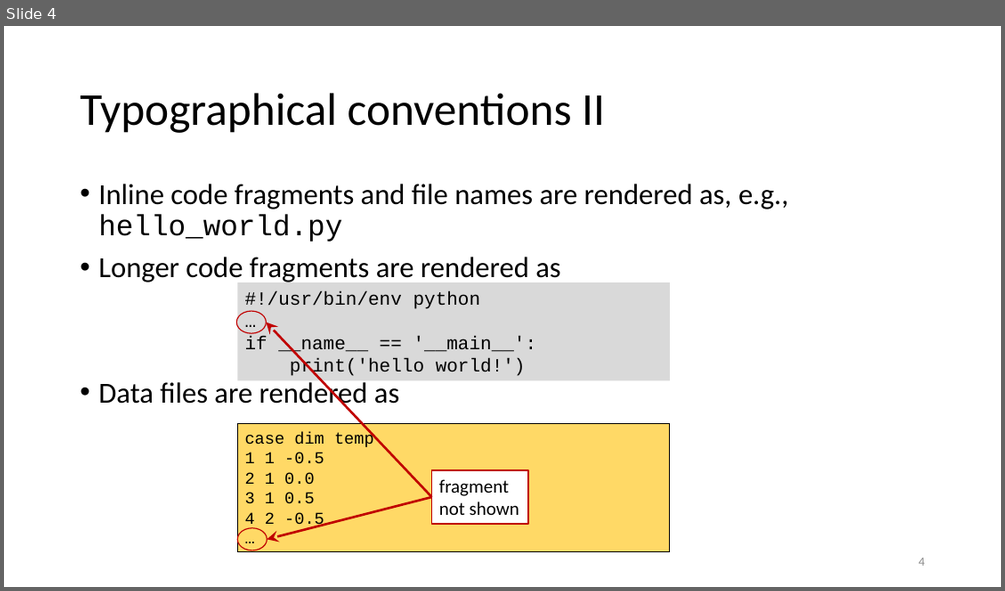
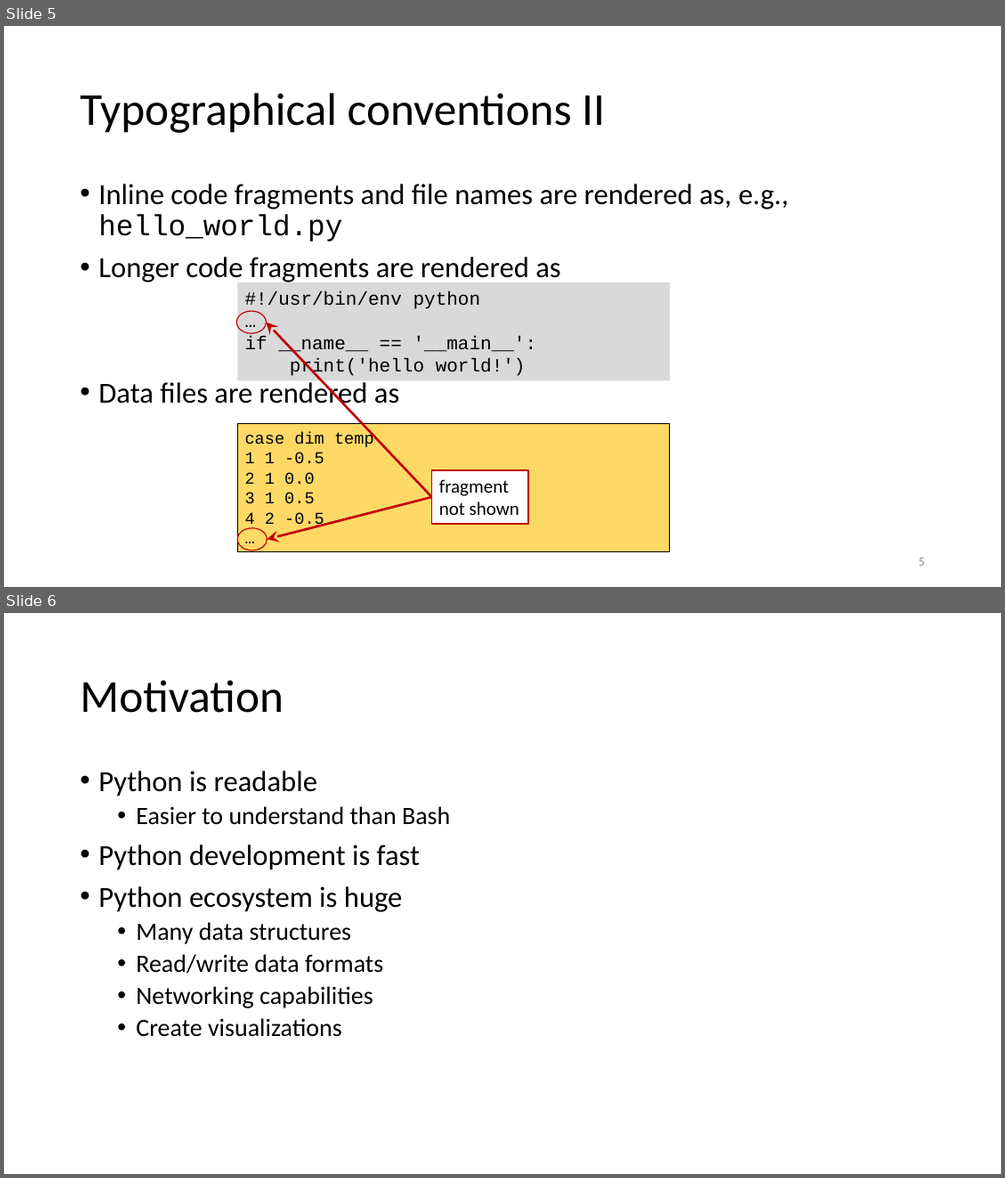
Before and after one commit to gjbex/Python-for-systems-programming, a slide deck: python_for_systems_programming.pptx. Shown one above the other, each under a label of ours: slide 4 before the commit, slides 5 and 6 after it. The pictures are 1005x591 and 1005x1178 pixels, drawn with LibreOffice and Linux fonts; fonts in the diff are those of the drawing. Boxes give left, top, right and bottom in pixels: in the first picture for what was removed or moved away, otherwise in the second. Text is boxed around its words. In the diff, an @@ line names an element or a change of style, - is before the commit and + after.

```diff
--- a/python_for_systems_programming.pptx
+++ b/python_for_systems_programming.pptx
@@ slide 6 added at (4, 613, 1001, 1174), background #FFFFFF @@
@@ title added at (80, 680, 283, 713), 44 pt, text #000000 @@
+Motivation
@@ text added at (98, 771, 450, 1037), 24 pt, text #000000 @@
+• Python is readable
+  • Easier to understand than Bash
+• Python development is fast
+• Python ecosystem is huge
+  • Many data structures
+  • Read/write data formats
+  • Networking capabilities
+  • Create visualizations
@@ what was slide 4 is now slide 5 @@
@@ page number at (918, 557, 924, 565): text changed @@
-4
+5
```
Also in this commit, not shown: 6 slides changed, 1 other slide added.
